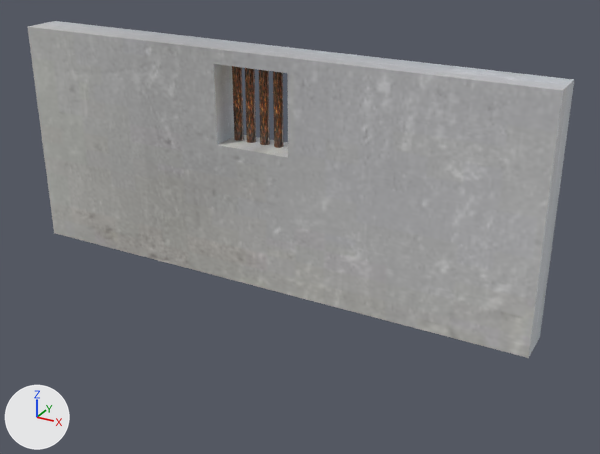
A saved change to the FBX model UnityProjekt/Assets/Prefabs/Wand_02.fbx.
One viewpoint serves both versions: a 50 mm lens placed at (0.157, -0.44, 0.253), pointed at (-0.084, -0.002, 0.034). The lights are fixed; the arrows at lower left show +X, +Y and +Z. Where no turn or scale is listed for an object, it has been applied to the vertices.

The first picture shows 'pCylinder1', 'pasted__pCylinder1', 'pasted__pasted__pCylinder1', 'pasted__pasted__pasted__pCube4', 'pasted__pasted__pasted__pCylinder1'.
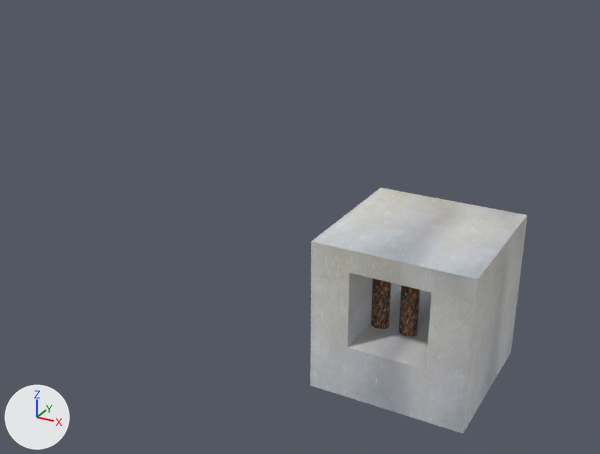
What differs and where, as boxes (x1, y1, x2, y2) in the pictures (600 x 454 px):
'pasted__pasted__pasted__pCube4', deleted: before (28, 21, 574, 358)
'pCube13', added: after (310, 188, 527, 433)
'pasted__pasted__pCylinder1', moved, rescaled: before (259, 70, 270, 145); after (399, 285, 420, 337)
'pCylinder1', moved, rescaled: before (232, 66, 244, 141); after (371, 279, 391, 329)
'pasted__pasted__pasted__pCylinder1', deleted (brown): before (273, 71, 284, 148)
'pasted__pCylinder1', deleted (brown): before (245, 68, 256, 143)
'pasted__pasted__pasted__pasted__pCylinder1', reshaped, moved (not visible afterwards): before (287, 79, 288, 91)

Diff of the bpy script that builds the scene:
```diff
--- a/UnityProjekt/Assets/Prefabs/Wand_02.fbx.py
+++ b/UnityProjekt/Assets/Prefabs/Wand_02.fbx.py
@@ me_mesh_003_1 @@
+me_mesh_003_1.from_pydata(...)  # 16 vertices, 12 faces; spans x -0.05..0.05, y -0.05..0.05, z -0.05..0.05
+me_mesh_003_1.materials.append(mat_lambert3)  # picture img_concrete_new_jpg
@@ ob_pcylinder1 @@
 ob_pcylinder1 = bpy.data.objects.new('pCylinder1', me_mesh_001)
-ob_pcylinder1.location = (-0.1173, -0.0203, 0.0971)
+ob_pcylinder1.location = (-0.0184, -0.0166, 0.0087)
 ob_pcylinder1.rotation_euler = (1.571, 0.0, 0.0)  # degrees (90, 0, 0)
-ob_pcylinder1.scale = (0.003, 0.05, 0.003)
+ob_pcylinder1.scale = (0.00595, 0.0378, 0.0045)
@@ ob_pasted__pasted__pasted__pcylinder1 @@
-ob_pasted__pasted__pasted__pcylinder1 = bpy.data.objects.new('pasted__pasted__pasted__pCylinder1', me_mesh_004)
-ob_pasted__pasted__pasted__pcylinder1.location = (-0.0885, -0.0203, 0.0971)
@@ ob_pasted__pcylinder1 @@
-ob_pasted__pcylinder1 = bpy.data.objects.new('pasted__pCylinder1', me_mesh_002)
-ob_pasted__pcylinder1.location = (-0.1082, -0.0203, 0.0971)
@@ ob_pasted__pasted__pasted__pasted__pcylinder1 @@
 ob_pasted__pasted__pasted__pasted__pcylinder1.parent = ob_pasted__pasted__pasted__group25
-ob_pasted__pasted__pasted__pasted__pcylinder1.location = (0.167, 0.0, -0.98)
+ob_pasted__pasted__pasted__pasted__pcylinder1.location = (10.05, -8.843, -1.358)
 ob_pasted__pasted__pasted__pasted__pcylinder1.scale = (0.3, 5.0, 0.3)
@@ ob_pasted__pasted__pasted__pcube4 @@
-ob_pasted__pasted__pasted__pcube4 = bpy.data.objects.new('pasted__pasted__pasted__pCube4', me_mesh)
-ob_pasted__pasted__pasted__pcube4.location = (-0.0964, -0.024, 0.0774)
@@ ob_pasted__pasted__pcylinder1 @@
 ob_pasted__pasted__pcylinder1.parent = ob_pasted__group25
-ob_pasted__pasted__pcylinder1.location = (0.167, 0.0, -0.98)
-ob_pasted__pasted__pcylinder1.scale = (0.3, 5.0, 0.3)
+ob_pasted__pasted__pcylinder1.location = (10.05, -8.843, -1.358)
+ob_pasted__pasted__pcylinder1.scale = (0.595, 3.78, 0.45)
@@ ob_pcube13 @@
+ob_pcube13 = bpy.data.objects.new('pCube13', me_mesh_003_1)
+ob_pcube13.location = (0.0, 0.0, 0.0)
```
